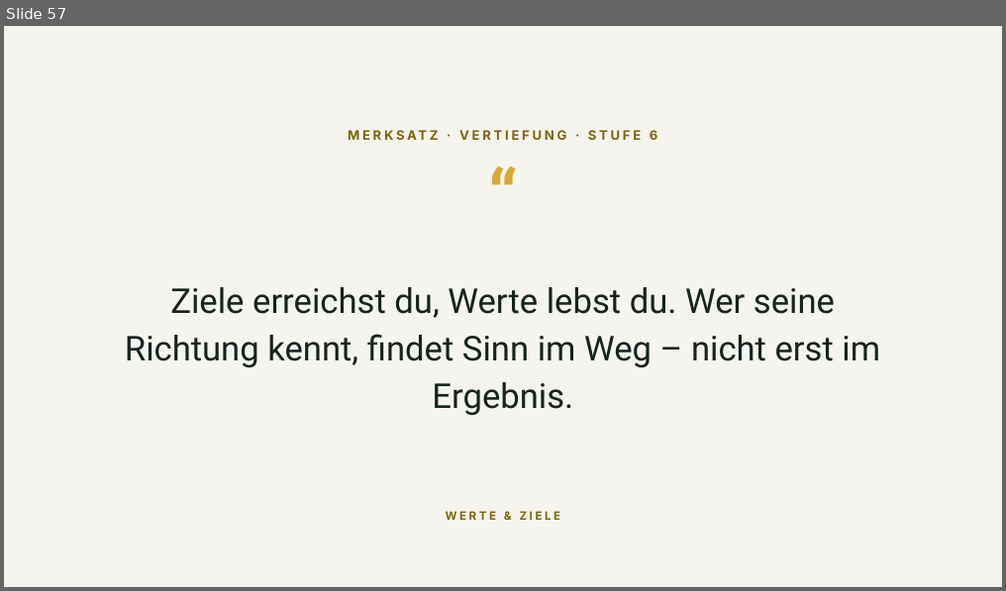
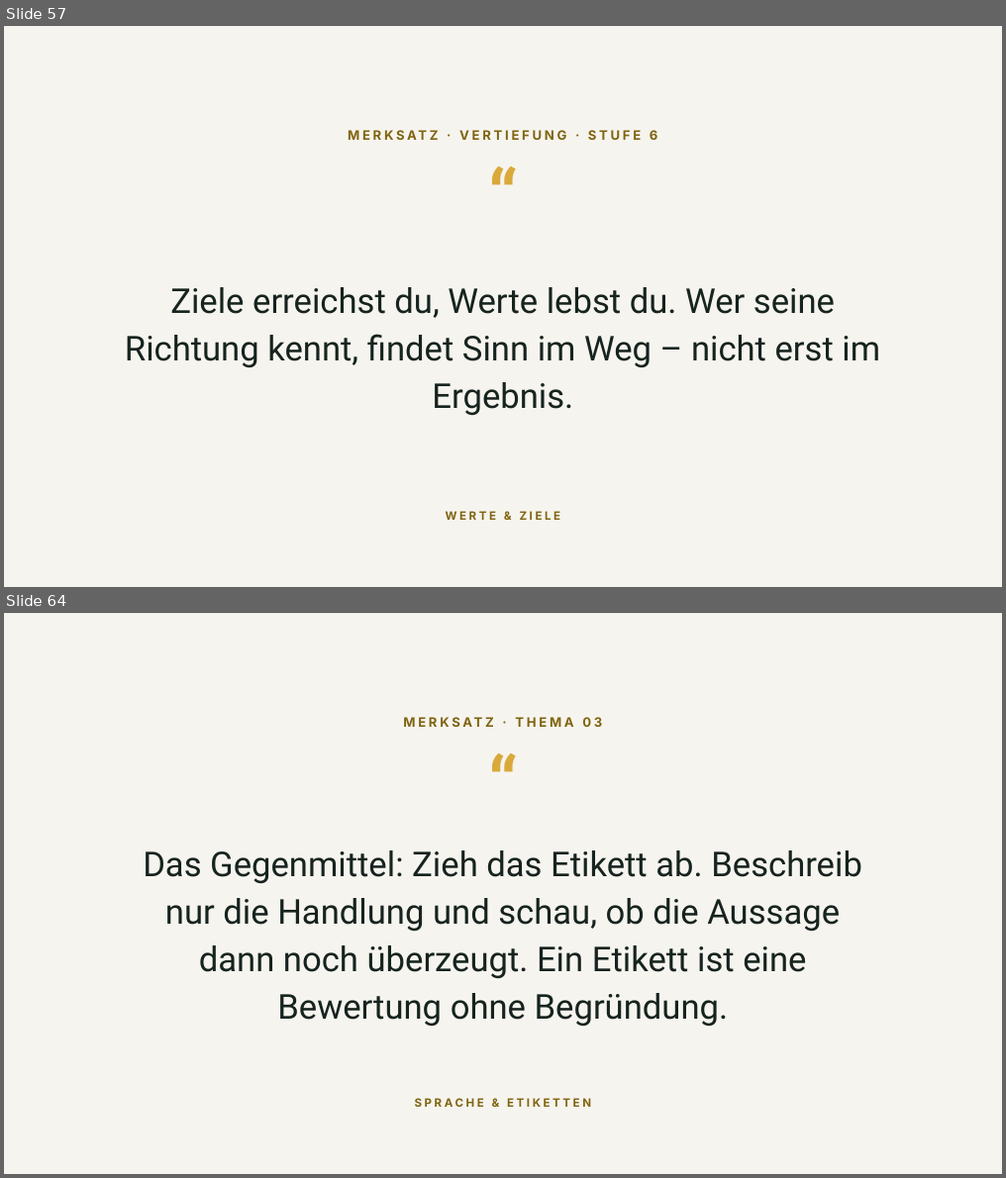
Before and after one commit to Heiko888/werdemeisterdeinergedanken, a slide deck: docs/video/WMDG-Video-Folien.pptx. Shown one above the other, each under a label of ours: slide 57 before the commit, slides 57 and 64 after it; the slides between them are not shown. The pictures are 1006x591 and 1006x1178 pixels, drawn with LibreOffice and Linux fonts; fonts in the diff are those of the drawing. Boxes give left, top, right and bottom in pixels: in the first picture for what was removed or moved away, otherwise in the second. Text is boxed around its words. In the diff, an @@ line names an element or a change of style, - is before the commit and + after.

```diff
--- a/docs/video/WMDG-Video-Folien.pptx
+++ b/docs/video/WMDG-Video-Folien.pptx
@@ slide 64 added at [4,613,1002,1174], background #F6F4EE @@
@@ text added at [4,714,1002,744], 12.5 pt, text #7E6410, bold @@
+MERKSATZ · THEMA 03
@@ text added at [4,737,1002,811], 70 pt, text #D9A93A, bold @@
+“
@@ text added at [143,851,862,1027], 33 pt, text #16231F @@
+Das Gegenmittel: Zieh das Etikett ab. Beschreib nur die Handlung und schau, ob die Aussage dann noch überzeugt. Ein Etikett ist eine Bewertung ohne Begründung.
@@ text added at [415,1098,591,1107], 11 pt, text #7E6410, bold @@
+SPRACHE & ETIKETTEN
```
Also in this commit, not shown: 13 slides changed, 32 other slides added, 5 other files.
